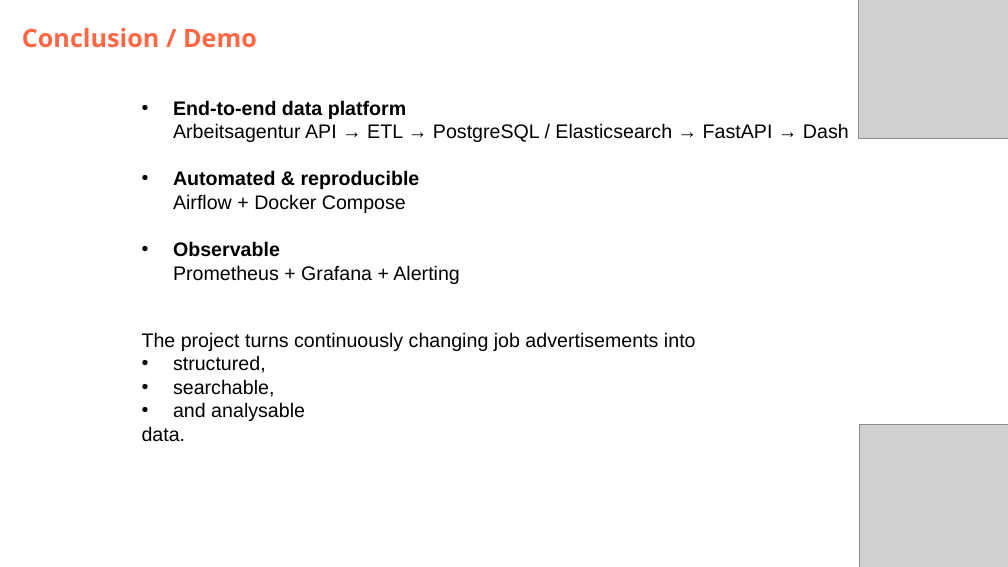
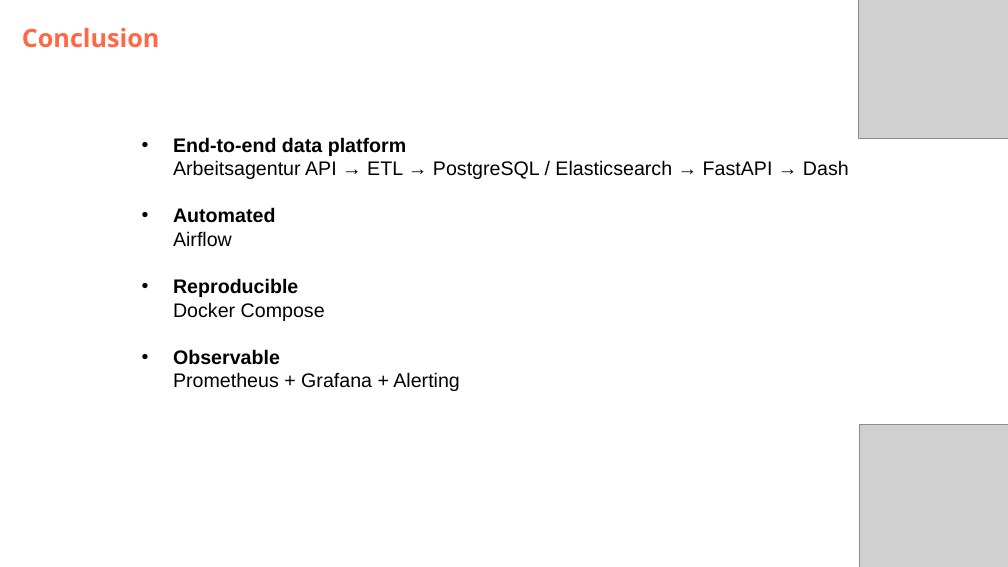
Before and after one commit to DataScientest-Studio/jun26bde-job-market, a slide deck: slide 11 of docs/defence/Defence.pptx (slide 15 before the commit). Drawn at 1008x567 pixels with LibreOffice and Linux fonts; fonts in the diff are those of the drawing; grey boxes stand for pictures; background and template pictures are left out. Boxes give left, top, right and bottom in pixels: in the first picture for what was removed or moved away, otherwise in the second. Text is boxed around its words. In the diff, an @@ line names an element or a change of style, - is before the commit and + after.

```diff
--- a/docs/defence/Defence.pptx
+++ b/docs/defence/Defence.pptx
@@ subtitle at <box>22,28,160,48</box>: text changed @@
-Conclusion / Demo
+Conclusion
@@ text "End-to-end data platform Arbeitsagentur API ...": place and size @@
-text "End-to-end data platform Arbeitsagentur API ..." at <box>173,100,849,284</box>
+text "End-to-end data platform Arbeitsagentur API ..." at <box>173,137,849,391</box>
@@ text at <box>173,207,325,321</box>: text changed @@
-• Automated & reproducible
-  Airflow + Docker Compose
+• Automated
+  Airflow
+• Reproducible
+  Docker Compose
@@ text removed at <box>142,332,696,442</box> @@
-The project turns continuously changing job advertisements into
-• structured,
-• searchable,
-• and analysable
-data.
```
Also in this commit, not shown: 8 other slides changed, 5 slides added, 4 slides removed, 2 other files.
